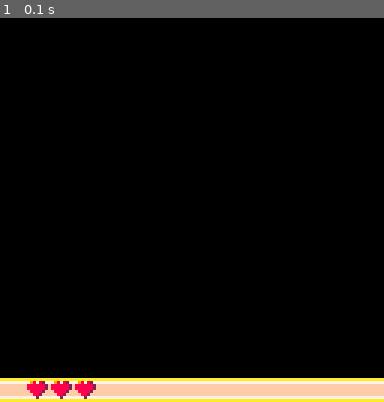
Above: before the commit, frame 1.
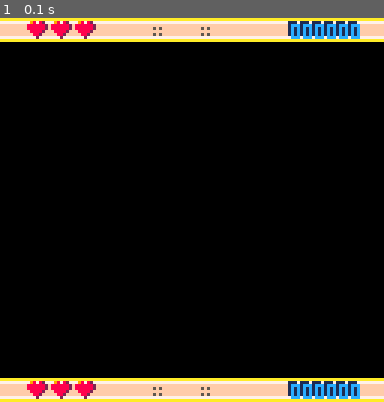
Above: after the commit, the same moment.

Repository: truck/silver-waddle
Game: PICO-8 cartridge ld37.p8
Two runs of this game, one before a commit and one after it. Both use one fixed random seed, a clock stepped at 60 frames per second and the inputs below.
Inputs:
- Up to frame 1 (0.1 s): no input

The runs differ from the first frame. In frame 1, 7.1% of the frame differs, in the area x 0-100%, y 0-100%.

Commit message:
status bar 'complete'

Diff:
--- a/ld37.p8
+++ b/ld37.p8
@@ -11,9 +11,9 @@
 --	srand()
 	dude = {
 		score = 0,
-		lives = 3.0,
-		weapon = 0,
-		armor = 0,
+		lives = 3,
+		weapon = 1,
+		armor = 1,
 		name='bob',
 		face=randomface()
 	}
@@ -22,6 +22,7 @@
 
 function _draw()
 	cls()
+	statusbar(120)
 	statusbar()
 end
 
@@ -140,31 +141,50 @@
 	return string
 end
 
-function niceprint( string,x,y,c1,c2 )
+function niceprint( string,x,y,c1,c2,yinc )
 	print(string,x,y,c1)
-	print(string,x+1,y,c2)
-end
-
-function statusbar()
-	rectfill(0,120,128,127,10)
-	rectfill(0,121,128,126,7)
-	rectfill(0,122,128,125,15)
+	print(string,x+1,y+yinc,c2)
+end
+
+function statusbar(top)
+	top = top or 0
+
+	rectfill(0,top,128,top+7,10)
+	rectfill(0,top+1,128,top+6,7)
+	rectfill(0,top+2,128,top+5,15)
 -- health
   x = 8
   h = dude['lives']*2
   for i=2,7,2 do
   	if h >= i then
- 			spr(5,x,120)
+ 			spr(5,x,top)
  		else
   		if i-1 == h then
-  			spr(6,x,120)
+  			spr(6,x,top)
 	  	else
-  			spr(7,x,120)
+  			spr(7,x,top)
 	  	end
 	  end
   	x=x+8
   end
 
+  w = {11,12,13}
+  a = {11,14}
+
+  spr(w[dude['weapon']],6*8,top)
+  spr(w[dude['armor']],8*8,top)
+  sc = zpad(dude['score'],6)
+  niceprint(sc,8*12,top+1,1,12,1)
+
+end
+
+function zpad( x,n )
+	s = repeats('0',n) .. x
+	return sub(s,#s-n,n)
+end
+
+function repeats( s,n )
+	return n>0 and s .. repeats(s,n-1) or ""
 end
 -- make a face
 
@@ -251,12 +271,12 @@
 end
 __gfx__
 000000000000aaaaaaaaaaaaa999999a0faaaaaa00000000000000000000000000000000ffffffffaaaaaaaa0000000000000000000000000000000000000000
-0000000000aa999999999999a999999afe9999990098082000000000000000000000000077777777bcbcbcbc0000000000000000000000000000000000000000
-000000000a99999999999999a999999aa99999990888888200000000000080000005f500ffffffff3b3b3b3b0000000000000000000000000000000000000000
-000000000a99999999999999a999999aa9999999088888820828222200000000005494d077777777333333330000000000000000000000000000000000000000
-00000000a999999999999999a999999aa999999900888820008888200080002000f949f0ffffffff131313130000000000000000000000000000000000000000
-00000000a999999999999999a999999aa9999999000882000008820000000000005494d077777777323232320000000000000000000000000000000000000000
-00000000a999999999999999a999999afe999999000020000000200000002000000dfd00ffffffffd1d1d1d10000000000000000000000000000000000000000
+0000000000aa999999999999a999999afe9999990098082000000000000000000000000077777777bcbcbcbc0000000000000a9000000600077a0ff000000000
+000000000a99999999999999a999999aa99999990888888200000000000080000005f500ffffffff3b3b3b3b000000000000a9c0000065500aa9f99000000000
+000000000a99999999999999a999999aa9999999088888820828222200000000005494d07777777733333333000505000c0a9c00000655000aaa999000000000
+00000000a999999999999999a999999aa999999900888820008888200080002000f949f0ffffffff131313130000000000c9c00009455d000fa9f9e000000000
+00000000a999999999999999a999999aa9999999000882000008820000000000005494d0777777773232323200050500054d00000094d00000fa9e0000000000
+00000000a999999999999999a999999afe999999000020000000200000002000000dfd00ffffffffd1d1d1d10000000004d0d00000044000000fe00000000000
 00000000a999999aaaaaaaaaa999999a0faaaaaa0000000000000000000000000000000077777777151515150000000000000000000000000000000000000000
 0000000000000000000000000000000000000009000000000000000000000000000000000000000000000b0b0ccccc00000aaa00000000aa000000000000aa00
 0000000000000000000000000000000000000099000000090000000000000000000050000022220000000000c00000c000aaaaaa00000aaaa0000000a000aa00
--- a/workspace/basecode.lua
+++ b/workspace/basecode.lua
@@ -9,8 +9,8 @@
 	dude = {
 		score = 0,
 		lives = 3,
-		weapon = 0,
-		armor = 0,
+		weapon = 1,
+		armor = 1,
 		name='bob',
 		face=randomface()
 	}
@@ -19,6 +19,7 @@
 
 function _draw()
 	cls()
+	statusbar(120)
 	statusbar()
 end
 
--- a/workspace/writers.lua
+++ b/workspace/writers.lua
@@ -54,29 +54,48 @@
 	return string
 end
 
-function niceprint( string,x,y,c1,c2 )
+function niceprint( string,x,y,c1,c2,yinc )
 	print(string,x,y,c1)
-	print(string,x+1,y,c2)
+	print(string,x+1,y+yinc,c2)
 end
 
-function statusbar()
-	rectfill(0,120,128,127,10)
-	rectfill(0,121,128,126,7)
-	rectfill(0,122,128,125,15)
+function statusbar(top)
+	top = top or 0
+
+	rectfill(0,top,128,top+7,10)
+	rectfill(0,top+1,128,top+6,7)
+	rectfill(0,top+2,128,top+5,15)
 -- health
   x = 8
   h = dude['lives']*2
   for i=2,7,2 do
   	if h >= i then
- 			spr(5,x,120)
+ 			spr(5,x,top)
  		else
   		if i-1 == h then
-  			spr(6,x,120)
+  			spr(6,x,top)
 	  	else
-  			spr(7,x,120)
+  			spr(7,x,top)
 	  	end
 	  end
   	x=x+8
   end
 
+  w = {11,12,13}
+  a = {11,14}
+
+  spr(w[dude['weapon']],6*8,top)
+  spr(w[dude['armor']],8*8,top)
+  sc = zpad(dude['score'],6)
+  niceprint(sc,8*12,top+1,1,12,1)
+
 end
+
+function zpad( x,n )
+	s = repeats('0',n) .. x
+	return sub(s,#s-n,n)
+end
+
+function repeats( s,n )
+	return n>0 and s .. repeats(s,n-1) or ""
+end
